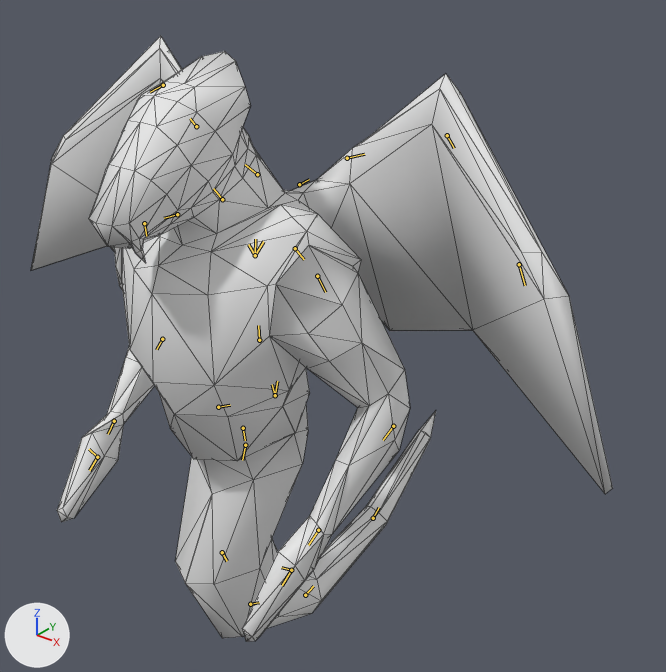
Before and after pictures for a commit that changed the Blender file assets-src/rooms/tavern/creature-clips/Wyvern.blend.
Both versions are drawn from a 50 mm lens placed at (0.427, -0.387, 0.843), pointed at (0.008, 0.136, 0.518). Arrows for +X, +Y and +Z are at lower left; the lights stay in place. The picture after the commit comes second. Both versions are drawn at frame 43 of the action 'SitDice'; the numbers are the values there. The bones that change, and the others that lie on the model, are drawn over the model as lines. Mesh edges are drawn as thin lines.

Objects in the first picture: 'WyvernSourceMesh'.
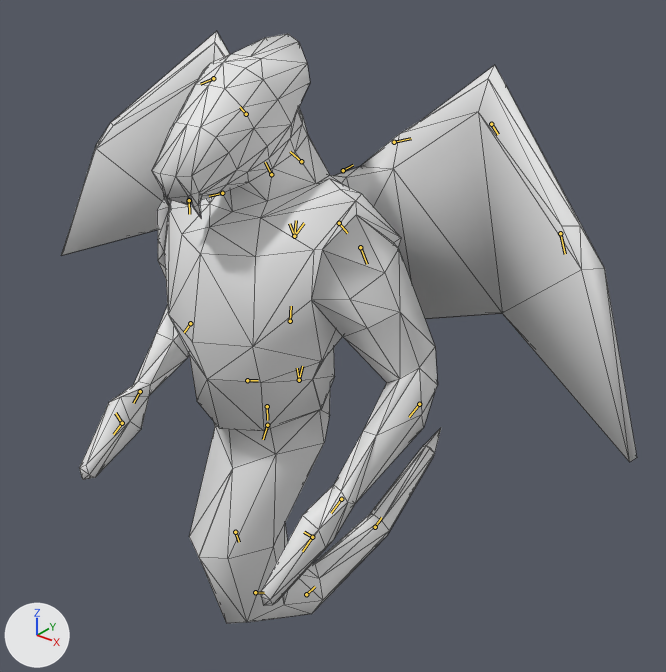
Location of each change, [x1, y1, x2, y2] in pixels of the pictures (666 x 672 px):
'WyvernSourceMesh', posed: before [31, 36, 613, 642]; after [61, 31, 637, 623]
bone 'Forearm.R', root to tip: before (162, 339) to (156, 349); after (190, 323) to (184, 332)

What the commit changed:
Bone 'COG' (bone_cog) moves from (0.0, 0.322, 0.061) to (0.0, 0.342, 0.061).
Bone 'COG' (bone_cog) turns from (-16, 0, 0) to (-23, 0, 0) degrees about its own x, y and z.
Bone 'Forearm.R' (bone_forearm_r) turns from (-12, -39, 73) to (-11, -39, 73) degrees about its own x, y and z.
